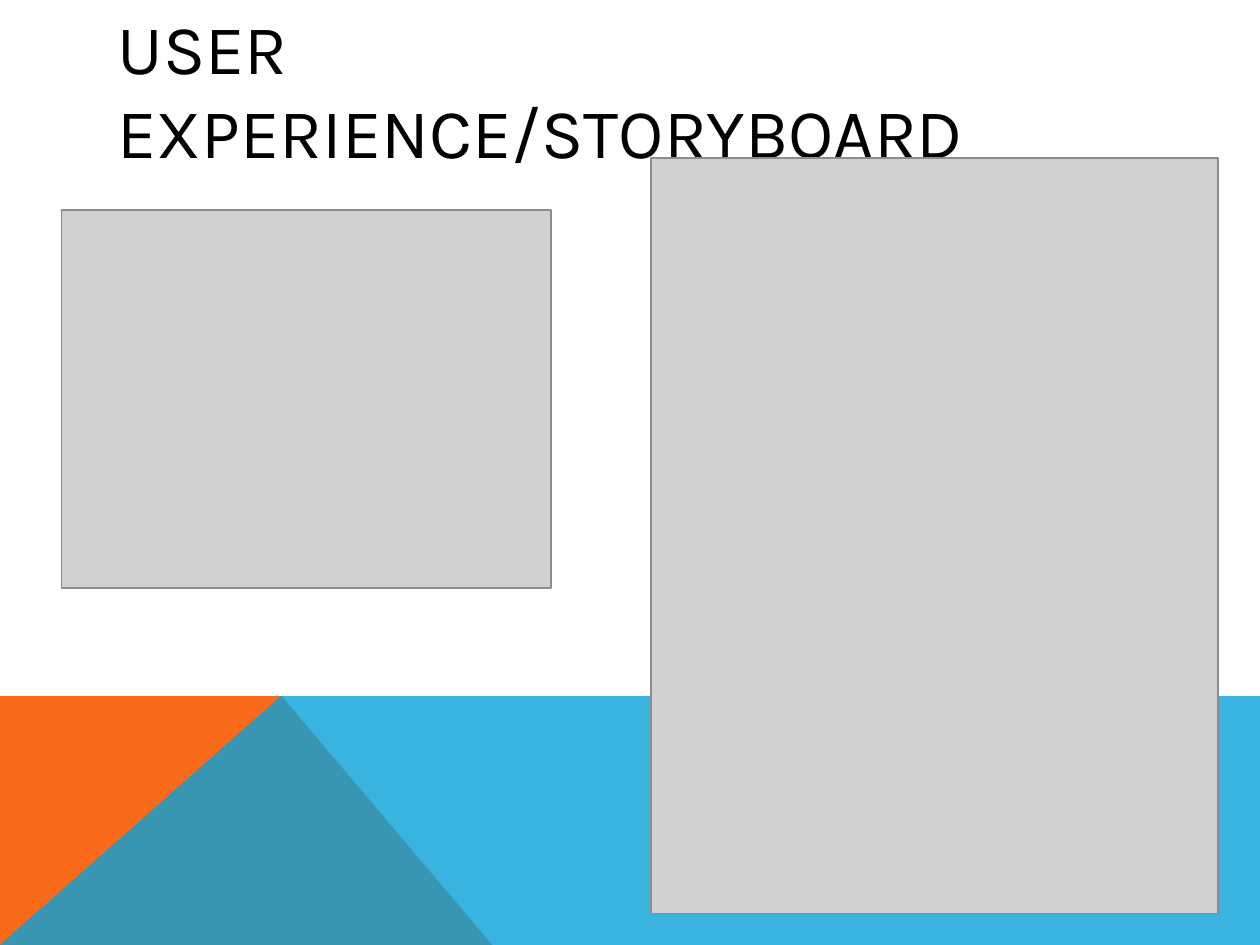
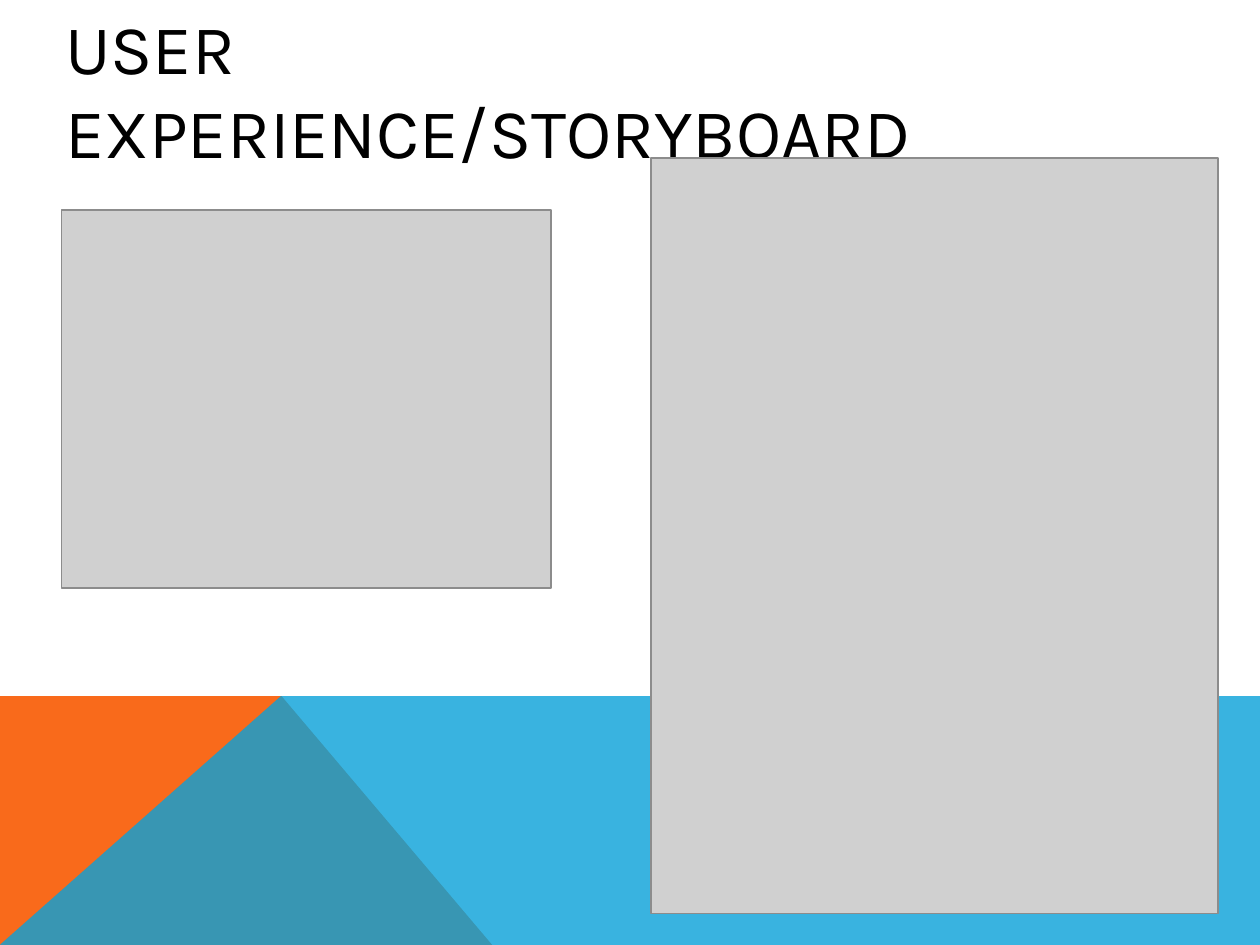
Before and after one commit to rcusing/VENU, a slide deck: slide 4 of venu_ppt.ppt. Drawn at 1260x945 pixels with LibreOffice and Linux fonts; fonts in the diff are those of the drawing; grey boxes stand for pictures. Boxes give left, top, right and bottom in pixels: in the first picture for what was removed or moved away, otherwise in the second. Text is boxed around its words. In the diff, an @@ line names an element or a change of style, - is before the commit and + after.

Commit message:
updated ppt

```diff
--- a/venu_ppt.ppt
+++ b/venu_ppt.ppt
@@ title "USER EXPERIENCE/STORYBOARD": place and size @@
-title "USER EXPERIENCE/STORYBOARD" at [118,29,963,174]
+title "USER EXPERIENCE/STORYBOARD" at [65,29,910,174]
```
Also in this commit, not shown: 3 other slides changed, 1 slide added.
